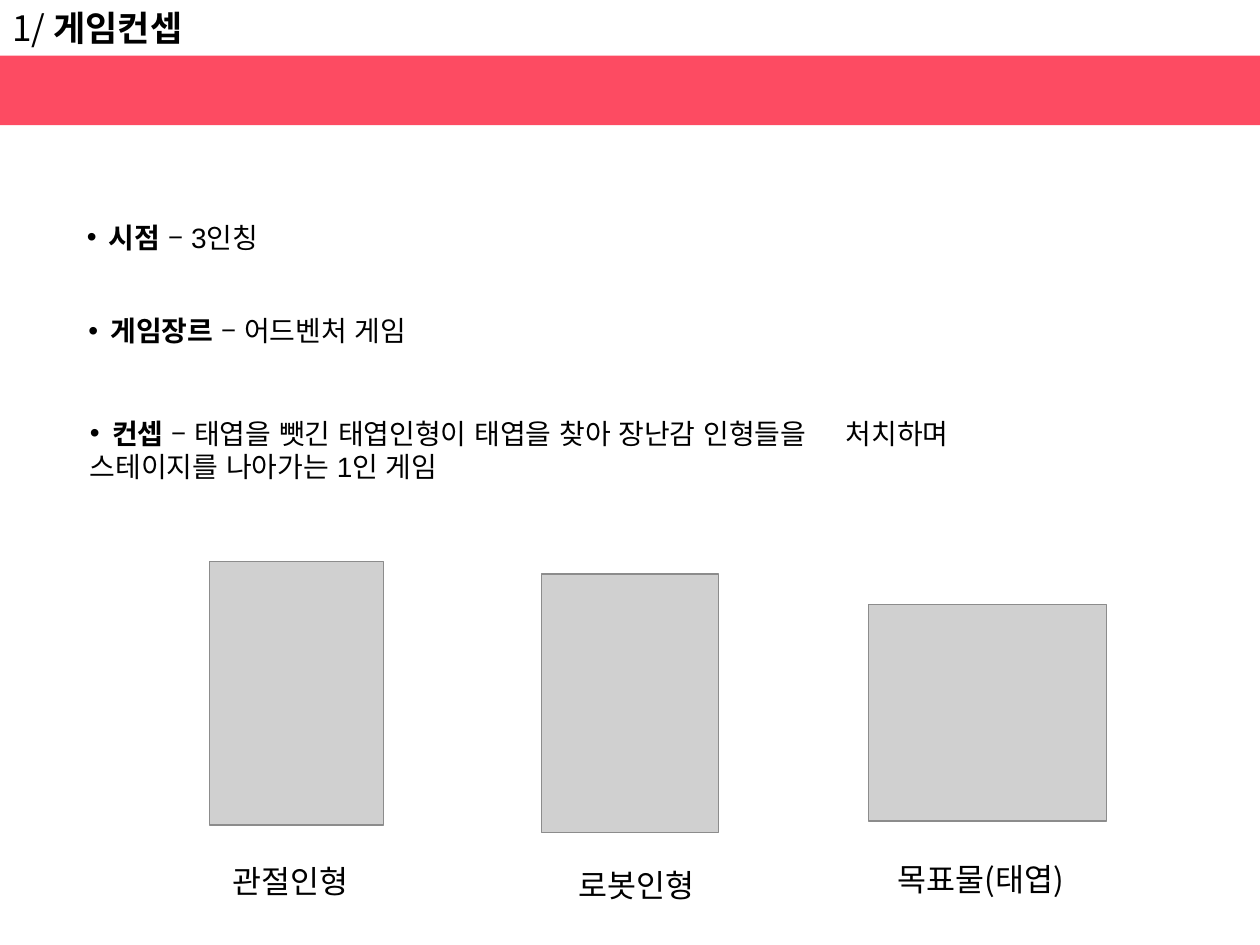
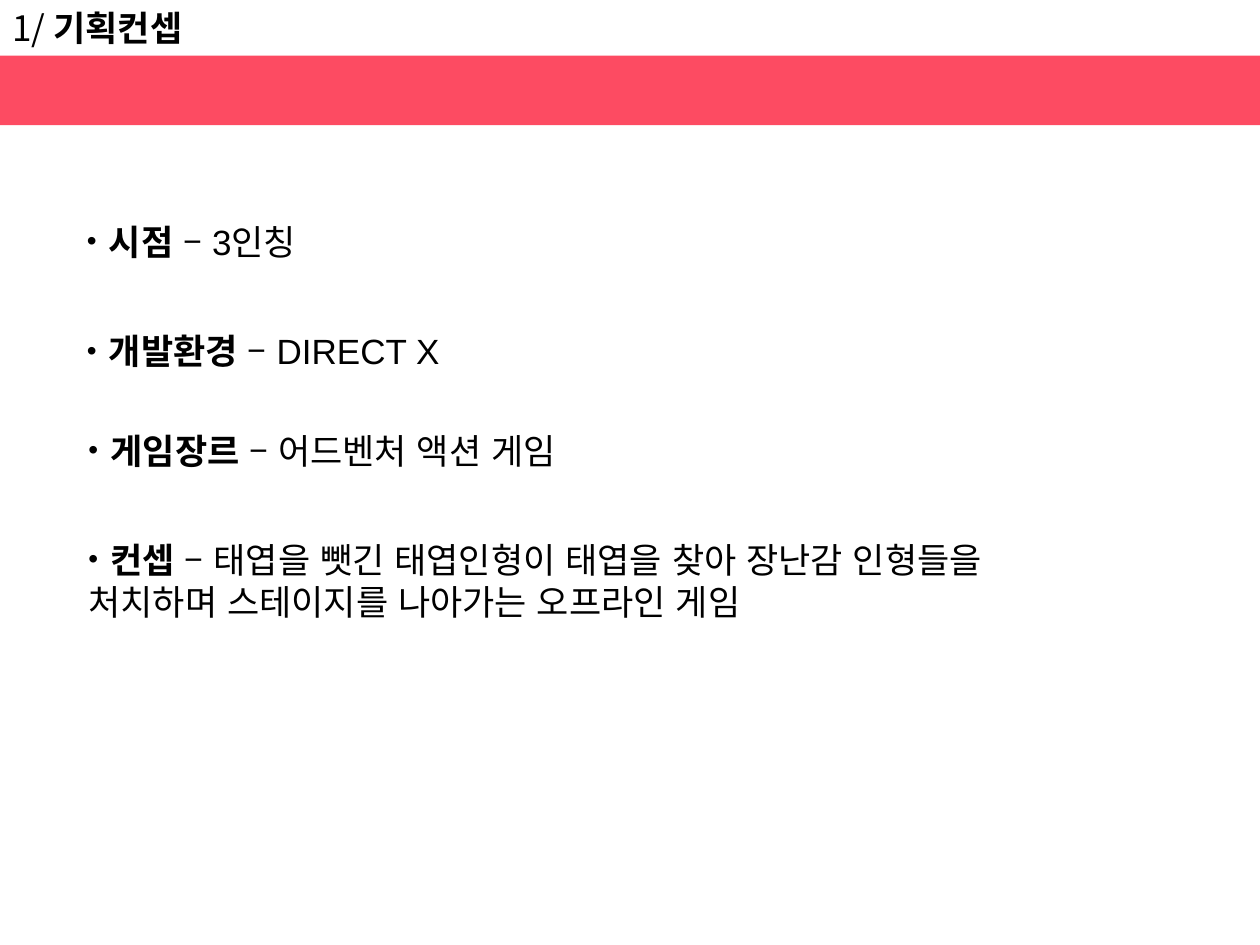
Before and after one commit to haeunjung/Team_Project, a slide deck: slide 3 of 기획문서/게임 제안서.pptx. Drawn at 1260x945 pixels with LibreOffice and Linux fonts; fonts in the diff are those of the drawing; grey boxes stand for pictures. Boxes give left, top, right and bottom in pixels: in the first picture for what was removed or moved away, otherwise in the second. Text is boxed around its words. In the diff, an @@ line names an element or a change of style, - is before the commit and + after.

Commit message:
11.27
기획컨셉, 스토리, 조작키 수정 및 추가

```diff
--- a/기획문서/게임 제안서.pptx
+++ b/기획문서/게임 제안서.pptx
@@ text at box(12, 11, 182, 48): text changed @@
-1/ 게임컨셉
+1/ 기획컨셉
@@ text "시점 – 3인칭" at box(109, 225, 296, 258): size 16 to 20 pt @@
@@ text added at box(109, 334, 439, 367), 20 pt, text #000000 @@
+• 개발환경 – DIRECT X
@@ text at box(111, 434, 556, 467): text changed; size 16 to 20 pt @@
-• 게임장르 – 어드벤처 게임
+• 게임장르 – 어드벤처 액션 게임
@@ text at box(88, 543, 982, 618): text changed; size 16 to 20 pt @@
-• 컨셉 – 태엽을 뺏긴 태엽인형이 태엽을 찾아 장난감 인형들을 처치하며 스테이지를 나아가는 1인 게임
+• 컨셉 – 태엽을 뺏긴 태엽인형이 태엽을 찾아 장난감 인형들을 처치하며 스테이지를 나아가는 오프라인 게임
@@ picture removed at box(209, 562, 383, 825) @@
@@ picture removed at box(542, 575, 719, 833) @@
@@ picture removed at box(868, 605, 1106, 822) @@
@@ text removed at box(232, 866, 348, 896) @@
-관절인형
@@ text removed at box(898, 865, 1064, 897) @@
-목표물(태엽)
@@ text removed at box(578, 870, 694, 900) @@
-로봇인형
```
Also in this commit, not shown: 3 other slides changed, 1 slide added, 1 slide removed.
